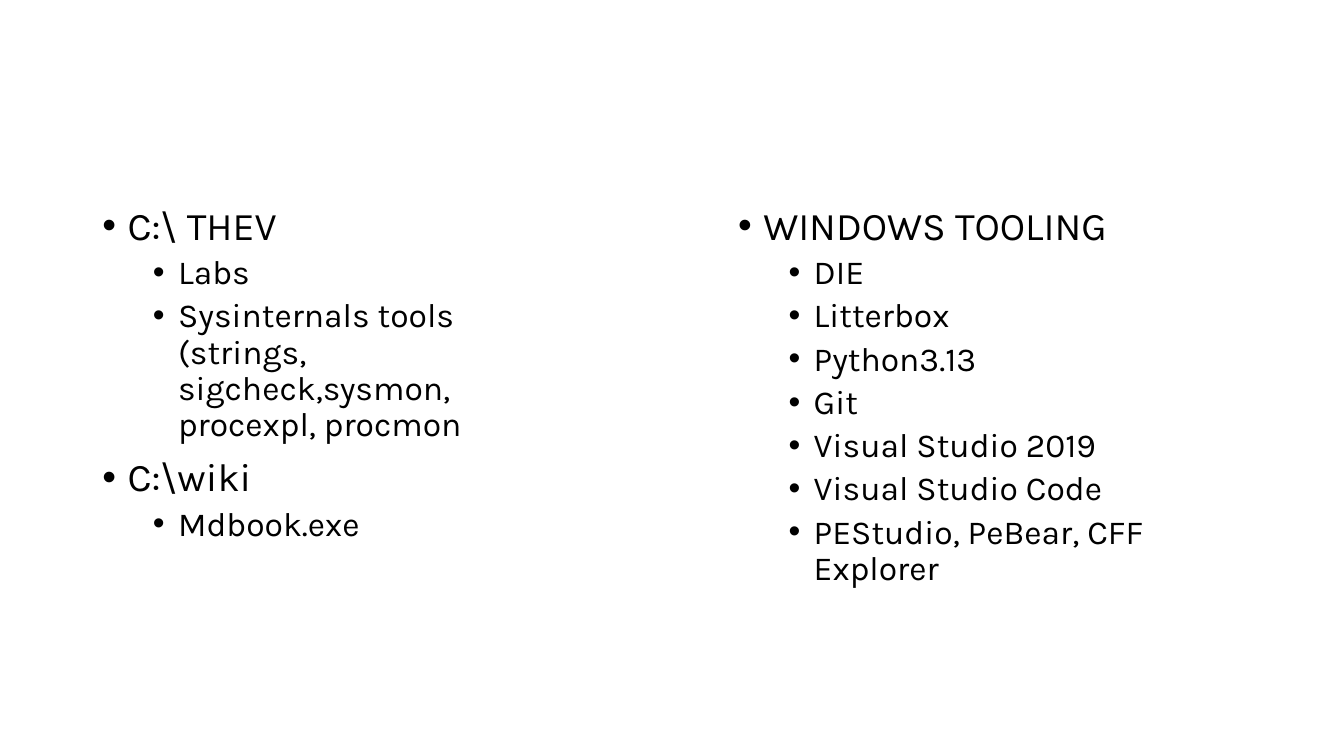
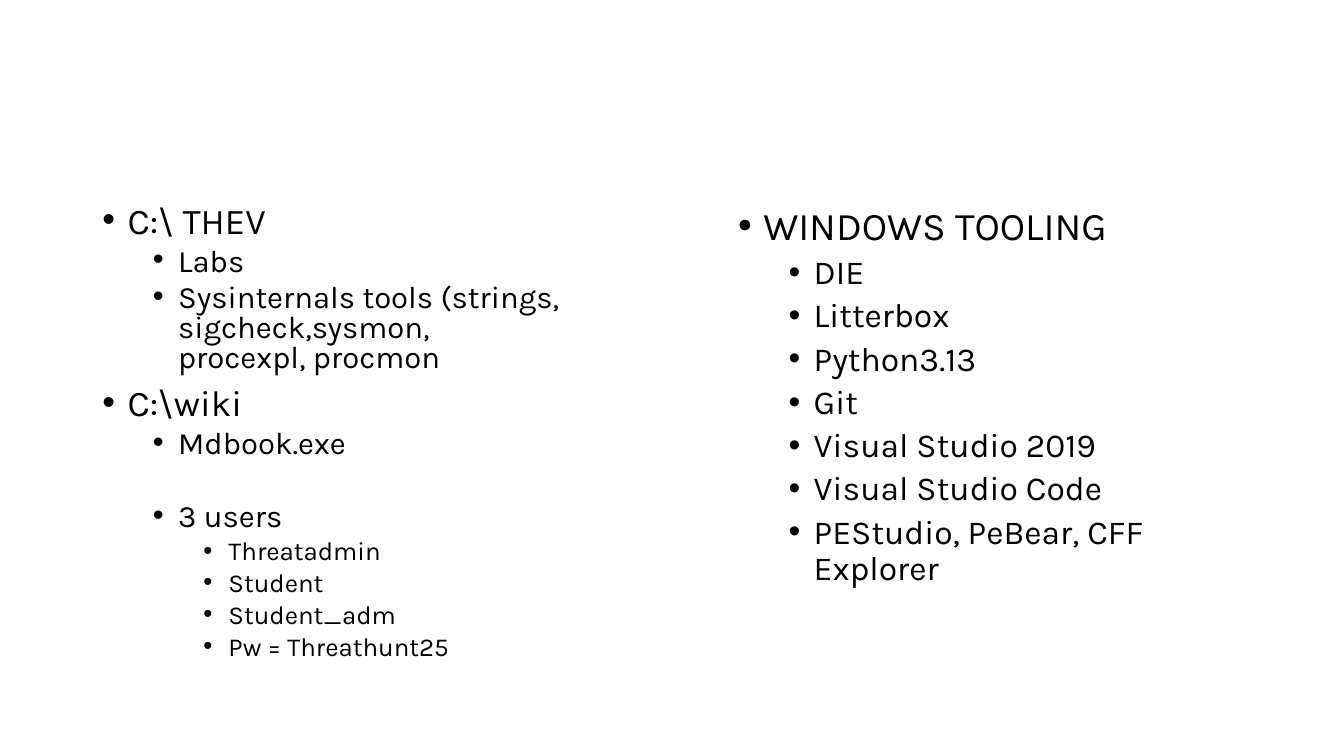
Before and after one commit to crimsoncore/thev, a slide deck: slide 19 of TH 2025.pptx. Drawn at 1344x756 pixels with LibreOffice and Linux fonts; fonts in the diff are those of the drawing. Boxes give left, top, right and bottom in pixels: in the first picture for what was removed or moved away, otherwise in the second. Text is boxed around its words. In the diff, an @@ line names an element or a change of style, - is before the commit and + after.

```diff
--- a/TH 2025.pptx
+++ b/TH 2025.pptx
@@ text at bbox=[128, 207, 560, 455]: size 28 to 25.9 pt in "C:\ THEV", "C:\wiki"; size 24 to 22.2 pt in "Labs", "Sysinternals tools (strings, sigcheck,sysmon, procexpl, proc ...", "Mdbook.exe"; line spacing 0.9 to 0.8 @@
@@ text at bbox=[178, 507, 448, 657]: paragraphs added @@
+  • 3 users
+    • Threatadmin
+    • Student
+    • Student_adm
+    • Pw = Threathunt25
```
Also in this commit, not shown: 3 other files.
